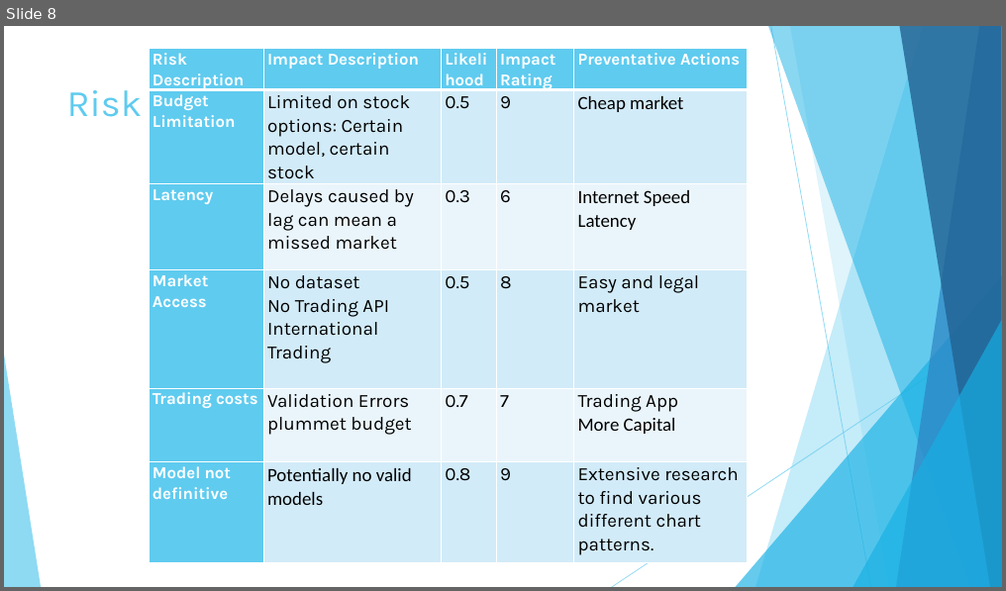
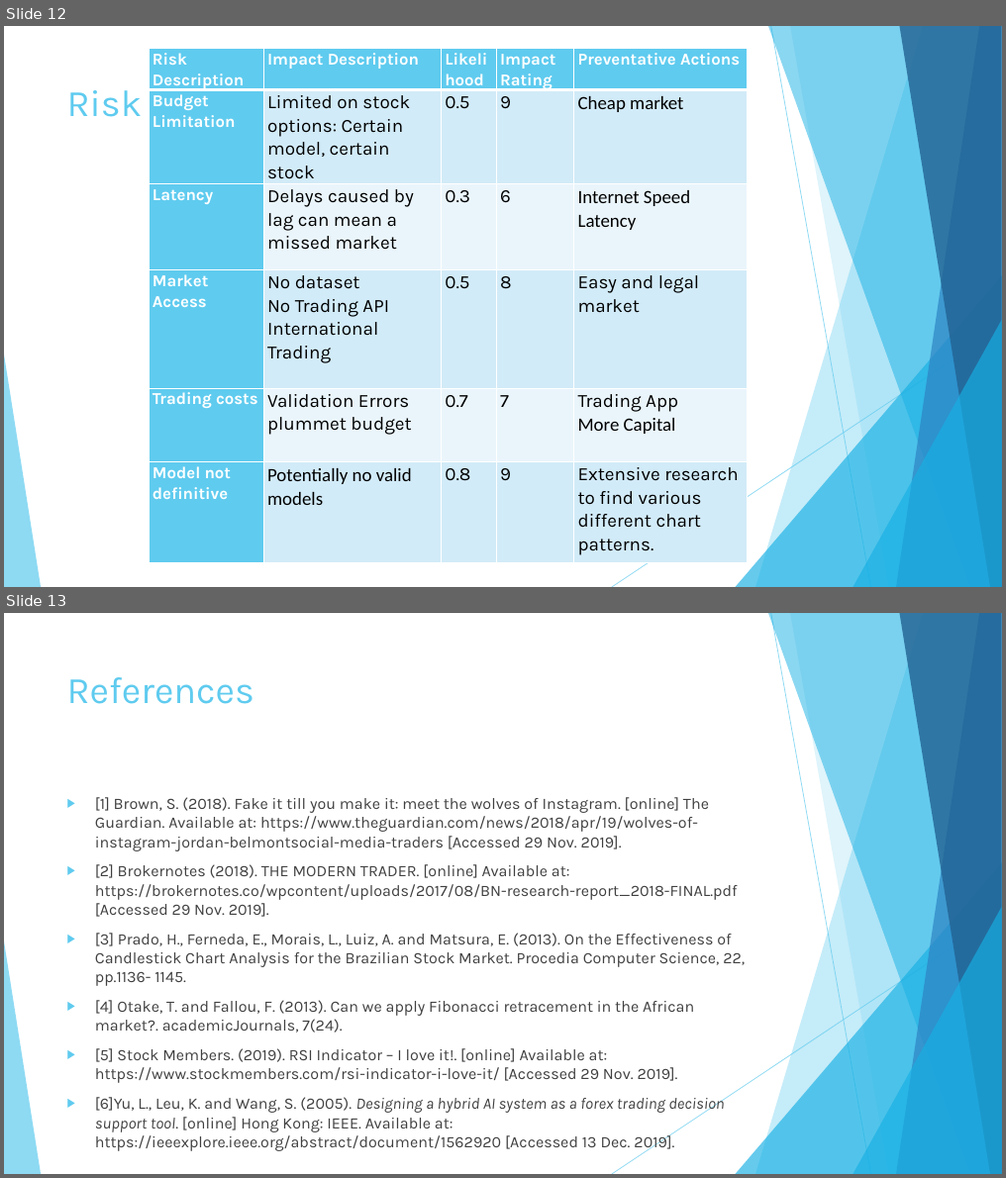
Before and after one commit to intisarhaque/fyp-ml-finance, a slide deck: Interim Presentation.pptx. Shown one above the other, each under a label of ours: slide 8 before the commit, slides 12 and 13 after it. The pictures are 1006x591 and 1006x1178 pixels, drawn with LibreOffice and Linux fonts; fonts in the diff are those of the drawing. Boxes give left, top, right and bottom in pixels: in the first picture for what was removed or moved away, otherwise in the second. Text is boxed around its words. In the diff, an @@ line names an element or a change of style, - is before the commit and + after.

Commit message:
presentation finalised

```diff
--- a/Interim Presentation.pptx
+++ b/Interim Presentation.pptx
@@ slide 13 added at (4,613,1002,1174), background #FFFFFF; not listed: 10 template elements that a slide beside it also shows @@
@@ title added at (67,677,254,704), 36 pt, text #5FCBEF @@
+References
@@ text added at (95,797,745,1153), 15.3 pt, text #404040 @@
+▶ [1] Brown, S. (2018). Fake it till you make it: meet the wolves of Instagram. [online] The Guardian. Available at: https://www.theguardian.com/news/2018/apr/19/wolves-of-instagram-jordan-belmontsocial-media-traders [Accessed 29 Nov. 2019].
+▶ [2] Brokernotes (2018). THE MODERN TRADER. [online] Available at: https://brokernotes.co/wpcontent/uploads/2017/08/BN-research-report_2018-FINAL.pdf [Accessed 29 Nov. 2019].
+▶ [3] Prado, H., Ferneda, E., Morais, L., Luiz, A. and Matsura, E. (2013). On the Effectiveness of Candlestick Chart Analysis for the Brazilian Stock Market. Procedia Computer Science, 22, pp.1136- 1145.
+▶ [4] Otake, T. and Fallou, F. (2013). Can we apply Fibonacci retracement in the African market?. academicJournals, 7(24).
+▶ [5] Stock Members. (2019). RSI Indicator – I love it!. [online] Available at: https://www.stockmembers.com/rsi-indicator-i-love-it/ [Accessed 29 Nov. 2019].
+▶ [6]Yu, L., Leu, K. and Wang, S. (2005). Designing a hybrid AI system as a forex trading decision support tool. [online] Hong Kong: IEEE. Available at: https://ieeexplore.ieee.org/abstract/document/1562920 [Accessed 13 Dec. 2019].
@@ what was slide 8 is now slide 12 @@
```
Also in this commit, not shown: 4 slides changed, 4 other slides added.
